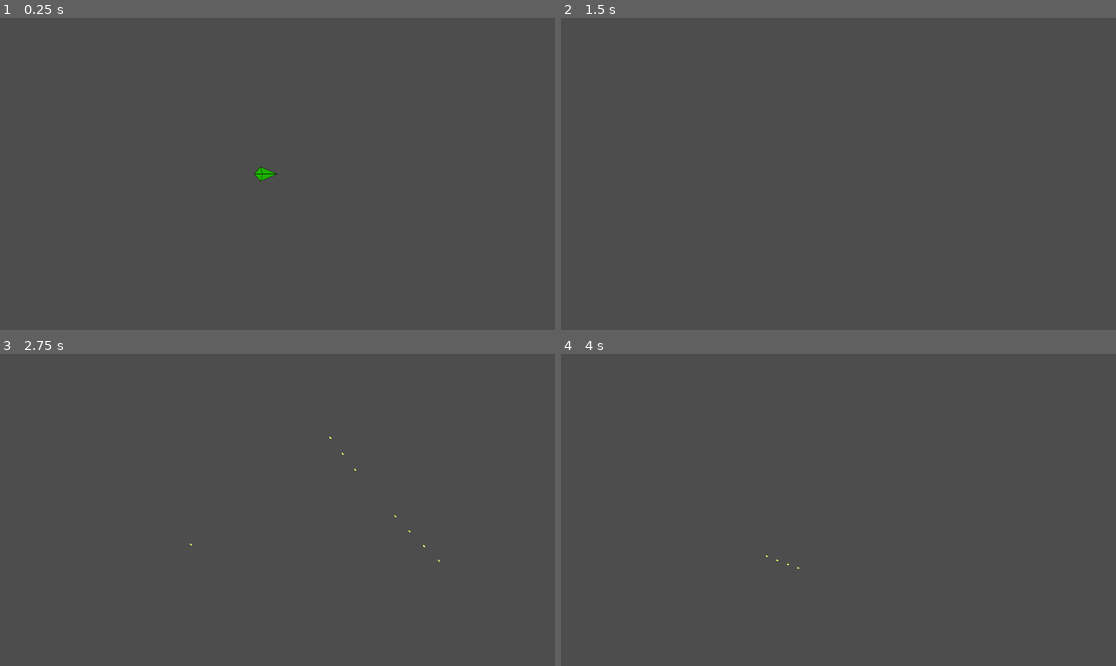
Above: before the commit, frames 1-4 (two rows, left to right).
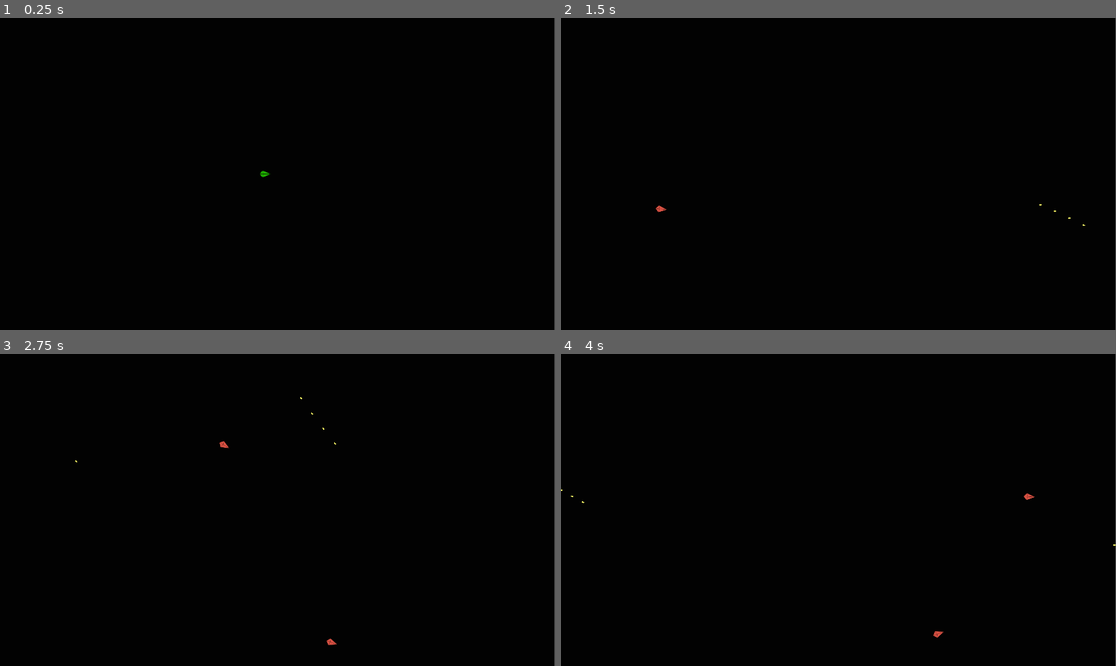
Above: after the commit, the same moments.

Repository: moonvent/SpaceAventure
Game: Godot game, scene res://scenes/space_field.tscn
Two runs of this game, one before a commit and one after it. Both use one fixed random seed, a clock stepped at 60 frames per second and the inputs below.
Inputs (mouse positions are in pixels of both pictures, inside the frame that each line leads up to):
- Up to frame 1 (0.25 s): no input
- Up to frame 2 (1.5 s): tap Enter at 0.5 s; move the mouse to (960, 158) at 0.52 s; hold D (Right) 0.53-1.28 s; tap Space (Fire) at 0.6, 1.35 s; move the mouse to (727, 189) at 1.27 s; hold S (Down) from 1.28 s (still down)
- Up to frame 3 (2.75 s): tap Space (Fire) at 2, 2.1 s; move the mouse to (333, 441) at 2.02 s; release S (Down) at 2.03 s; hold D (Right) from 2.03 s (still down)
- Up to frame 4 (4 s): move the mouse to (810, 572) at 2.77 s; release D (Right) at 2.78 s; hold W (Up) 2.78-3.53 s; tap Space (Fire) at 2.85, 3.6 s; move the mouse to (1005, 556) at 3.52 s; hold A (Left) from 3.53 s (still down)

The runs differ from the first frame. In frame 1, 100% of the frame differs, in the area x 0-100%, y 0-100%; in frame 2, 100%; in frame 3, 100%; in frame 4, 100%.

Commit message:
development
1) Add a enemy;
2) Create a spawner;

Diff:
--- a/scenes/space_field.tscn
+++ b/scenes/space_field.tscn
@@ -1,8 +1,16 @@
-[gd_scene load_steps=2 format=3 uid="uid://ci6405q1veqvy"]
+[gd_scene load_steps=5 format=3 uid="uid://ci6405q1veqvy"]
 
 [ext_resource type="PackedScene" uid="uid://cedixv28iyhnb" path="res://scenes/space_field/player.tscn" id="1_nejs1"]
+[ext_resource type="Script" path="res://scripts/space_field.gd" id="1_qai8m"]
+[ext_resource type="Texture2D" uid="uid://difc1fxw0de74" path="res://assets/space_field/background.jpg" id="2_sfk4r"]
+[ext_resource type="PackedScene" uid="uid://che7v3fktoke" path="res://scenes/space_field/spawner.tscn" id="3_rbcaw"]
 
 [node name="SpaceField" type="Node2D"]
+script = ExtResource("1_qai8m")
+
+[node name="Background" type="Sprite2D" parent="."]
+position = Vector2(960, 540)
+texture = ExtResource("2_sfk4r")
 
 [node name="Projectiles" type="Node" parent="."]
 unique_name_in_owner = true
@@ -10,3 +18,8 @@
 [node name="Player" parent="." instance=ExtResource("1_nejs1")]
 position = Vector2(920, 540)
 rotation = -1.5708
+
+[node name="Spawner" parent="." instance=ExtResource("3_rbcaw")]
+
+[node name="Camera2D" type="Camera2D" parent="."]
+position = Vector2(962, 540)
--- a/scenes/space_field/enemy_1.tscn
+++ b/scenes/space_field/enemy_1.tscn
@@ -1,9 +1,11 @@
-[gd_scene load_steps=3 format=3 uid="uid://pxpk3jmqxw1b"]
+[gd_scene load_steps=4 format=3 uid="uid://pxpk3jmqxw1b"]
 
 [ext_resource type="PackedScene" uid="uid://cbbwnx3w8wamq" path="res://scenes/space_field/space_ship.tscn" id="1_ok0re"]
 [ext_resource type="Texture2D" uid="uid://d3fbaabowysdu" path="res://assets/space_field/enemy_1.png" id="2_7rjx1"]
+[ext_resource type="Script" path="res://scripts/space_field/enemy_1.gd" id="2_66ykx"]
 
 [node name="Enemy1" instance=ExtResource("1_ok0re")]
+script = ExtResource("2_66ykx")
 
 [node name="Sprite2D" parent="." index="0"]
 rotation = 1.5708
--- a/scenes/space_field/enemy_4.tscn
+++ b/scenes/space_field/enemy_4.tscn
@@ -7,11 +7,16 @@
 
 [node name="Sprite2D" parent="." index="0"]
 rotation = 1.5708
+scale = Vector2(0.25, 0.25)
 texture = ExtResource("2_mvjnj")
 
 [node name="CollisionPolygon2D" parent="." index="1"]
 rotation = 1.5708
+scale = Vector2(0.25, 0.25)
 polygon = PackedVector2Array(-75, -209, 1, -38, 73, -209, 204, 95, 72, 210, 0, 145, -75, 210, -205, 93)
 
+[node name="ShotMarker" parent="." index="2"]
+position = Vector2(75, 18)
+
 [node name="Marker2D2" type="Marker2D" parent="." index="3"]
-position = Vector2(274, -74)
+position = Vector2(75, -19)
--- a/scenes/space_field/player.tscn
+++ b/scenes/space_field/player.tscn
@@ -14,6 +14,3 @@
 [node name="CollisionPolygon2D" parent="." index="1"]
 rotation = 1.5708
 polygon = PackedVector2Array(-0.00014842, -41, -25.9999, 19.0001, 0, 42, 26.0001, 18.9999)
-
-[node name="ShotMarker" parent="." index="2"]
-position = Vector2(66, 0)
--- a/scenes/space_field/space_ship.tscn
+++ b/scenes/space_field/space_ship.tscn
@@ -3,7 +3,10 @@
 [node name="SpaceShip" type="CharacterBody2D"]
 
 [node name="Sprite2D" type="Sprite2D" parent="."]
+scale = Vector2(0.5, 0.5)
 
 [node name="CollisionPolygon2D" type="CollisionPolygon2D" parent="."]
+scale = Vector2(0.5, 0.5)
 
 [node name="ShotMarker" type="Marker2D" parent="."]
+position = Vector2(35, 2.08165e-12)
--- /dev/null
+++ b/scenes/space_field/spawner.tscn
@@ -0,0 +1,9 @@
+[gd_scene load_steps=2 format=3 uid="uid://che7v3fktoke"]
+
+[ext_resource type="Script" path="res://scripts/space_field/spawner.gd" id="1_542l0"]
+
+[node name="Spawner" type="Node"]
+script = ExtResource("1_542l0")
+
+[node name="SpawnEnemyTimer" type="Timer" parent="."]
+autostart = true
--- a/scripts/global/constant.gd
+++ b/scripts/global/constant.gd
@@ -16,7 +16,7 @@
 
 const PlayerPrimaryStats := {
     'Health': 150,
-    'Speed': 2_000,
+    'Speed': 1_500,
 }
 
 
@@ -24,3 +24,32 @@
     'BulletSpeed': 3_000,
     'BulletDamage': 1
 }
+
+
+enum SpawnSide {
+    Up,
+	Right,
+	Down,
+	Left
+}
+
+
+enum Stages {
+	First = 0,
+	Second = 15,
+	Third = 30,
+	Fourth = 60
+}
+
+
+const MULTIPLIER_FOR_ROUND_FOR_UPDATE_STAGE := 5		# a number which need for rounding a current score
+
+
+enum Enemy1Param {
+	Speed = 700,
+	DistanceBeforePlayer = 100,
+	BulletSpeed = 2_000,
+	Health = 5,
+	KillReward = 1,
+	BulletClip = 3,
+}
--- a/scripts/global/scene_loader.gd
+++ b/scripts/global/scene_loader.gd
@@ -1 +1,3 @@
 const BulletScene = preload("res://scenes/space_field/bullet.tscn")
+
+const Enemy1Scene = preload("res://scenes/space_field/enemy_1.tscn")
--- /dev/null
+++ b/scripts/space_field.gd
@@ -0,0 +1,33 @@
+extends Node2D
+
+
+class_name SpaceField
+
+
+var score := 0 : set = _set_score
+var current_stage: int
+
+
+# @onready var first_level_ui: FirstLevelUserInterface = %FirstLevelUI as FirstLevelUserInterface
+
+# here, will be score point for every stage
+var available_scores_for_new_stage: Array
+
+var new_rounded_score := 0  # a number which represent status of score in level, do we need change stage or not
+
+
+func _ready():
+	available_scores_for_new_stage = []
+
+	for one_stage in Constant.Stages:
+		available_scores_for_new_stage.append(Constant.Stages[one_stage])
+
+
+func _set_score(new_score: int):
+
+	new_rounded_score = floor(new_score / Constant.MULTIPLIER_FOR_ROUND_FOR_UPDATE_STAGE) * Constant.MULTIPLIER_FOR_ROUND_FOR_UPDATE_STAGE
+	if available_scores_for_new_stage.has(new_rounded_score):
+		current_stage = new_rounded_score
+
+	score = new_score
+	# first_level_ui.change_score(score)
--- /dev/null
+++ b/scripts/space_field/abstract/enemy.gd
@@ -0,0 +1,37 @@
+extends SpaceShip
+
+
+class_name Enemy
+
+
+var player: Player
+
+var kill_reward: int
+
+var config
+
+
+func init(player_instance: Player):
+	# add_child(gun)
+	# gun.init_without_params()
+
+	speed = config.Speed
+	health = config.Health
+	kill_reward = config.KillReward
+	# gun = GlobalResourceLoader.FirstStageEnemyGun.instantiate()
+
+	player = player_instance
+
+
+func _physics_process(_delta):
+	_look_at_position(player.position)
+
+	direction = (player.global_position - global_position).normalized()
+
+	if self.global_position.distance_to(player.global_position) > 100:
+		moving(direction)
+
+
+func death():
+	# first_level_handler.score += calculate_enemy_reward(prize_for_kill)
+	super()
--- /dev/null
+++ b/scripts/space_field/abstract/enemy_gun.gd
@@ -0,0 +1,53 @@
+extends Gun
+
+
+class_name EnemyGun
+
+
+var enemy
+var enemy_config
+
+
+var shot_timer: Timer
+var charges_amount_clip: int
+var current_charges_amount_clip: int
+
+
+# func init(enemy_instance: Enemy):
+# 	# before call it we need to setup enemy_config
+# 	projectile_scene = GlobalResourceLoader.BulletScene
+# 	projectile_speed = enemy_config.BULLET_SPEED
+#
+# 	player = get_node("../../../Player") as Player
+# 	enemy = get_node("..")
+# 	shot_marker = ene
+# 	projectiles = get_node("../../../Projectiles")
+# 	reloaded_amount_of_charges = enemy_config.BULLET_CLIP
+#
+# 	shot_marker = player_instance.get_node(Constant.NodeTitle.ShotMarker)
+# 	player = player_instance
+#
+#
+# func _ready():
+# 	projectiles = player.get_node('../%s' % Constant.NodeTitle.Projectiles)
+#
+#
+# func fire(shot_position: Vector2):
+# 	direction = (shot_position - enemy.position).normalized()
+#
+# 	new_bullet = projectile_scene.instantiate()
+# 	new_bullet.init(direction, shot_from_position_marker.global_position, projectile_speed)
+# 	projectiles.add_child(new_bullet)
+#
+#
+# func _on_shot_cooldown_timeout():
+# 	shot_queue_activator.start()
+# 	reloaded_amount_of_charges = enemy_config.BULLET_CLIP
+#
+#
+# func _on_shot_queue_activator_timeout():
+# 	fire(player.position)
+# 	reloaded_amount_of_charges -= 1
+#
+# 	if not reloaded_amount_of_charges:
+# 		shot_queue_activator.stop()
--- /dev/null
+++ b/scripts/space_field/enemy_1.gd
@@ -0,0 +1,9 @@
+extends Enemy
+
+
+class_name Enemy1
+
+
+func init(player_instance: Player):
+	config = Constant.Enemy1Param
+	super(player_instance)
--- /dev/null
+++ b/scripts/space_field/spawner.gd
@@ -0,0 +1,116 @@
+extends Node
+
+
+class_name Spawner
+
+
+var window_size := DisplayServer.window_get_size()
+var window_size_half_for_spawn_enemies: Vector2
+
+# @onready var first_level_handler: FirstLevelHandler = %FirstLevelHandler
+# @onready var Stages := FirstLevelHandler.Stages
+
+
+var available_sides: Array
+
+# dict with key - stage, value - handler of this stage
+var stage_handler: Dictionary
+
+var spawn_position: Vector2
+var spawn_side: int
+
+var enemy: Enemy
+
+var player: Player
+var range_between_border_and_invisible_spawn_point: int
+var left_top_point_of_camera_view: Vector2
+var right_bottom_point_of_camera_view: Vector2
+var space_field: SpaceField
+
+
+func init():
+	$SpawnEnemyTimer.timeout.connect(create_new_enemy)
+
+	stage_handler = {
+		Constant.Stages.First: create_first_stage_enemy,
+		# Constant.Second: create_second_stage_enemy,
+		# Constant.Third: create_third_stage_enemy,
+		# Constant.Stages.Fourth: create_fourth_stage_enemy,
+	}
+
+	available_sides = Array()
+
+	for side in Constant.SpawnSide:
+		available_sides.append(Constant.SpawnSide[side])
+
+	player = get_node("../Player")
+	space_field = get_node('..')
+	get_start_and_end_of_camera()
+
+
+func get_start_and_end_of_camera():
+	var camera = get_viewport().get_camera_2d()
+	var primary_size = camera.get_viewport().size
+	var zoom = camera.zoom[0]
+	var custom_size = primary_size * pow(zoom, -1)
+	left_top_point_of_camera_view = Vector2(primary_size) - custom_size
+	right_bottom_point_of_camera_view = custom_size
+
+
+func _ready():
+	randomize()
+	init()
+
+
+func create_new_enemy():
+	get_spawn_coords()
+	stage_handler[space_field.current_stage].call()
+
+
+func create_first_stage_enemy():
+	enemy = SceneLoader.Enemy1Scene.instantiate()
+	enemy.position = spawn_position
+	enemy.init(player)
+	add_child(enemy)
+
+
+# func create_second_stage_enemy():
+# 	enemy = GlobalResourceLoader.SecondStageEnemy.instantiate()
+# 	enemy.position = spawn_position
+# 	add_child(enemy)
+#
+#
+# func create_third_stage_enemy():
+# 	enemy = GlobalResourceLoader.ThirdStageEnemy.instantiate()
+# 	enemy.position = spawn_position
+# 	add_child(enemy)
+#
+#
+# func create_fourth_stage_enemy():
+# 	enemy = GlobalResourceLoader.FourthStageEnemy.instantiate()
+# 	enemy.position = spawn_position
+# 	add_child(enemy)
+# 	$SpawnEnemyTimer.stop()
+
+
+func get_spawn_coords():
+	spawn_position = Vector2()
+
+	spawn_side = available_sides[randi() % available_sides.size()]
+
+	var random_x_pos = randi_range(left_top_point_of_camera_view.x, right_bottom_point_of_camera_view.x)
+	var random_y_pos = randi_range(left_top_point_of_camera_view.y, right_bottom_point_of_camera_view.y)
+
+	match spawn_side:
+		Constant.SpawnSide.Up:
+			spawn_position.x = random_x_pos
+			spawn_position.y = left_top_point_of_camera_view.y - range_between_border_and_invisible_spawn_point
+		Constant.SpawnSide.Down:
+			spawn_position.x = random_x_pos
+			spawn_position.y = right_bottom_point_of_camera_view.y + range_between_border_and_invisible_spawn_point
+		Constant.SpawnSide.Left:
+			spawn_position.x = left_top_point_of_camera_view.x - range_between_border_and_invisible_spawn_point
+			spawn_position.y = random_y_pos
+		Constant.SpawnSide.Right:
+			spawn_position.x = right_bottom_point_of_camera_view.x + range_between_border_and_invisible_spawn_point
+			spawn_position.y = random_y_pos
